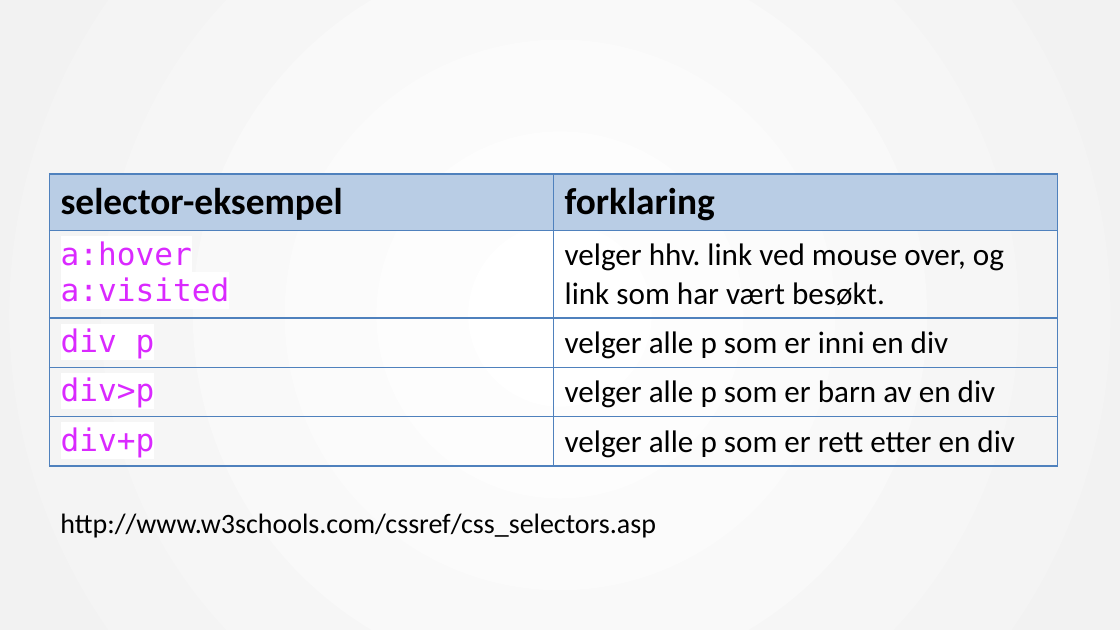
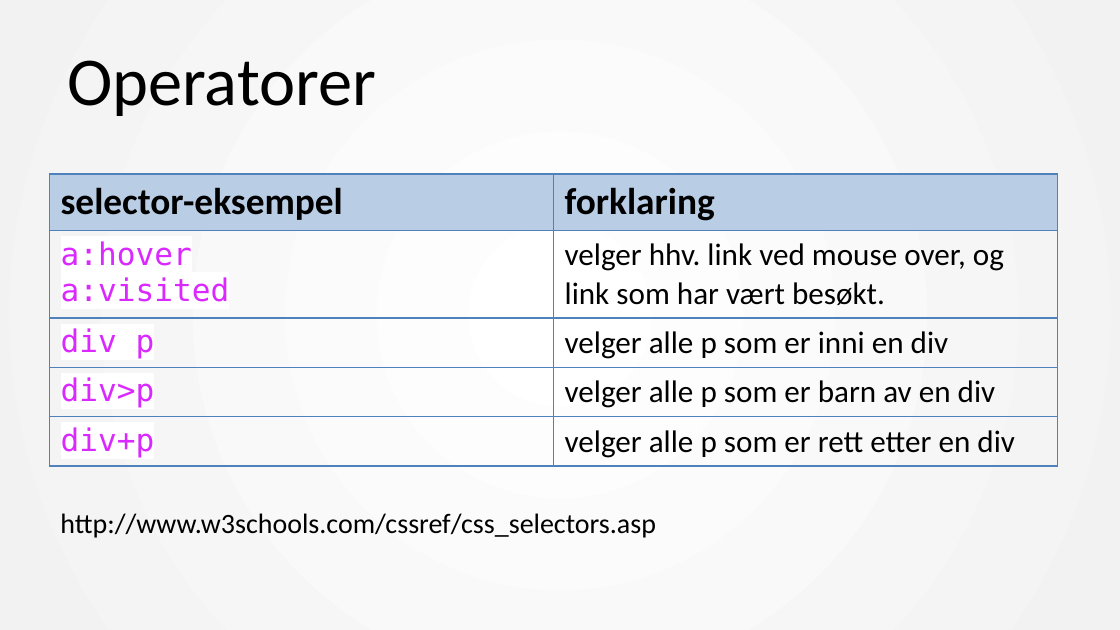
Before and after one commit to mesan/css-kurs, a slide deck: slide 20 of Foiler/1. CSS basic.pptx (slide 18 before the commit). Drawn at 1120x630 pixels with LibreOffice and Linux fonts; fonts in the diff are those of the drawing. Boxes give left, top, right and bottom in pixels: in the first picture for what was removed or moved away, otherwise in the second. Text is boxed around its words. In the diff, an @@ line names an element or a change of style, - is before the commit and + after.

```diff
--- a/Foiler/1. CSS basic.pptx
+++ b/Foiler/1. CSS basic.pptx
@@ title added at box(67, 60, 376, 116), 44 pt, text #000000 @@
+Operatorer
```
Also in this commit, not shown: 7 other slides changed, 8 slides added, 2 slides removed, 2 other files.
